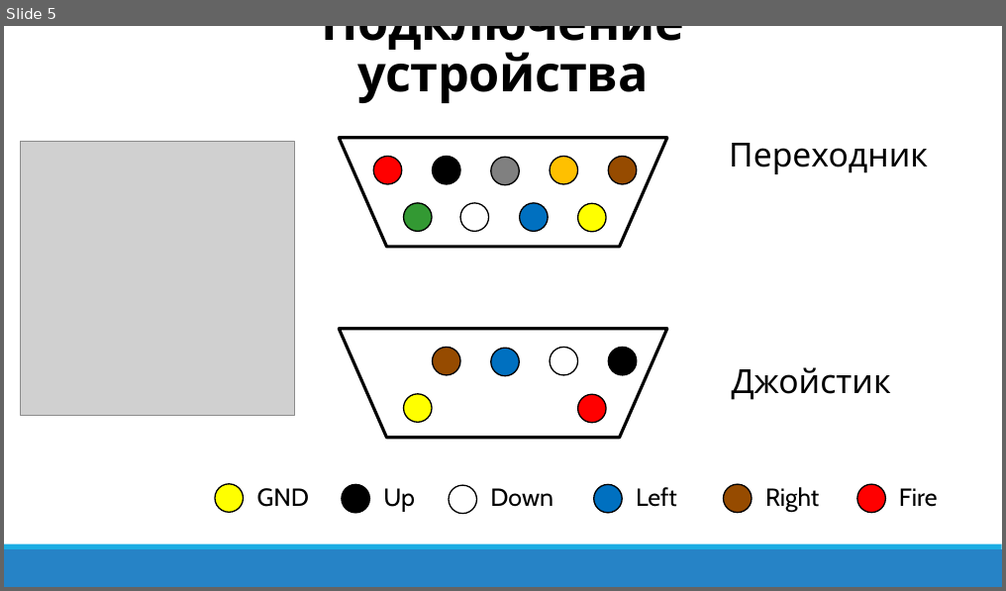
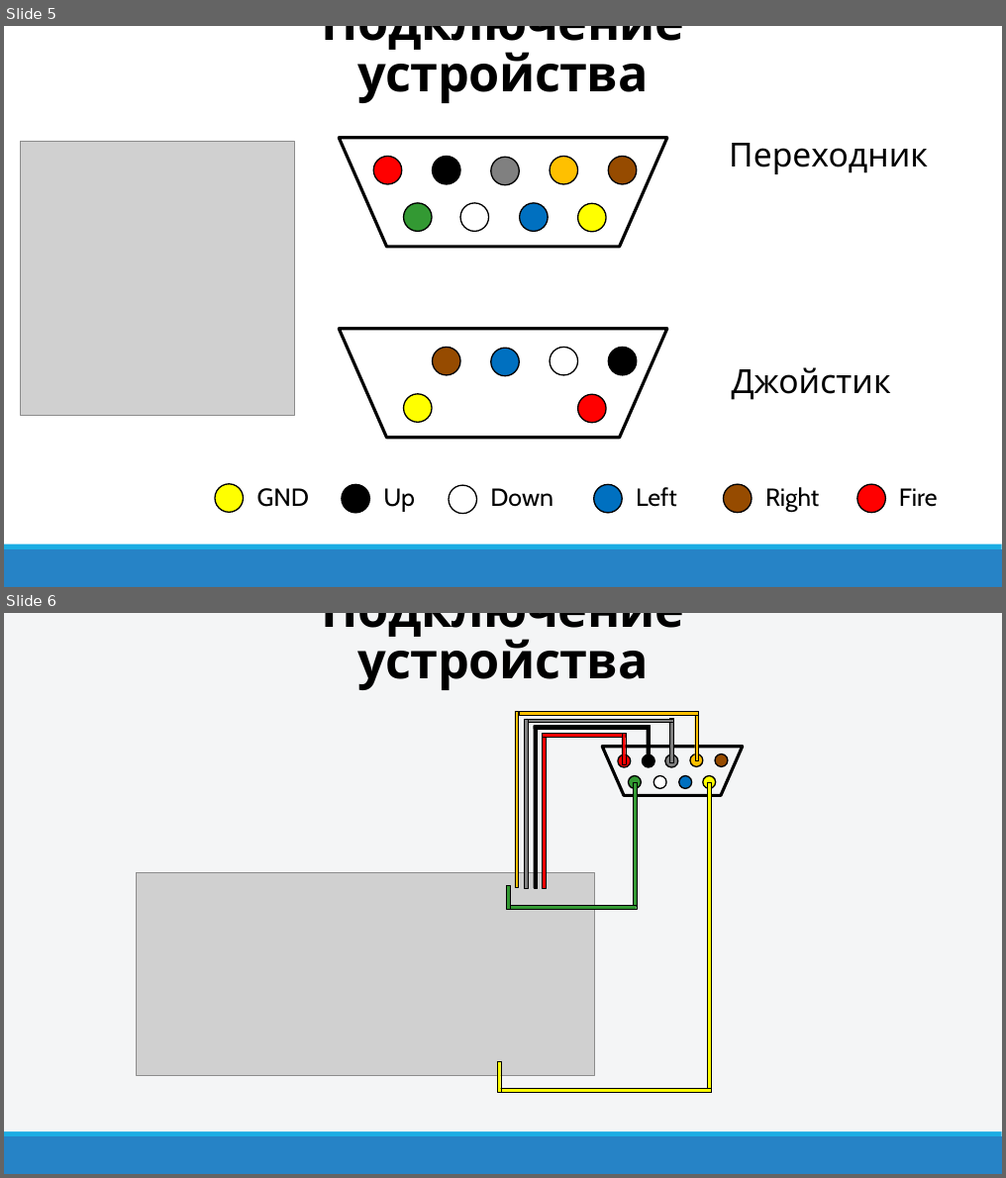
Before and after one commit to VladimirBH/adruino_sim, a slide deck: Презентация_КП_Бурбах.pptx. Shown one above the other, each under a label of ours: slide 5 before the commit, slides 5 and 6 after it. The pictures are 1006x591 and 1006x1178 pixels, drawn with LibreOffice and Linux fonts; fonts in the diff are those of the drawing; grey boxes stand for pictures. Boxes give left, top, right and bottom in pixels: in the first picture for what was removed or moved away, otherwise in the second. Text is boxed around its words. In the diff, an @@ line names an element or a change of style, - is before the commit and + after.

```diff
--- a/Презентация_КП_Бурбах.pptx
+++ b/Презентация_КП_Бурбах.pptx
@@ slide 6 added at [4, 613, 1002, 1174], background #FFFFFF; not listed: 2 template elements that a slide beside it also shows @@
@@ rectangle added at [4, 613, 1002, 1132], fill #F4F5F6 @@
@@ text added at [322, 613, 684, 690], 48 pt, text #000000, bold @@
+Подключение устройства
@@ group added at [136, 711, 743, 1093]: 18 rectangles, 9 ellipses, 1 picture, 1 trapezoid @@
```
Also in this commit, not shown: 1 slide changed, 2 other slides added, 2 slides removed, 6 other files.
